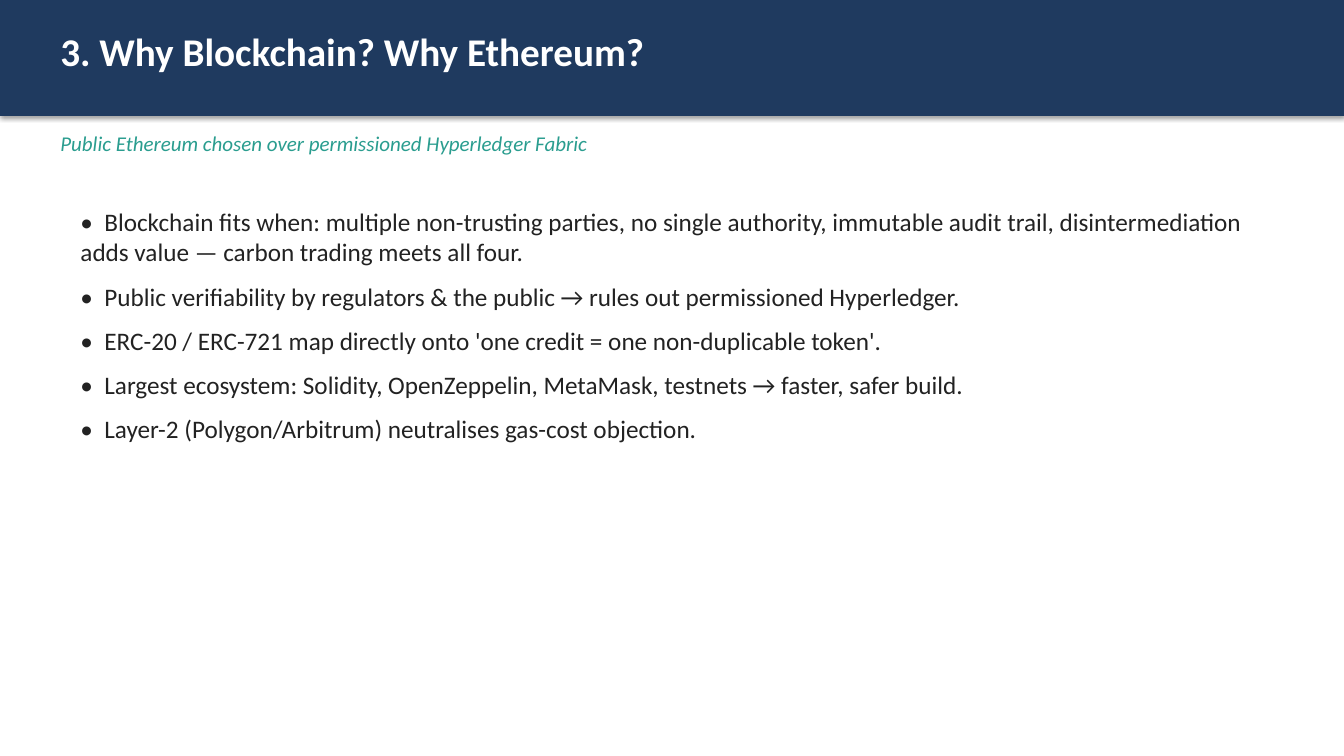
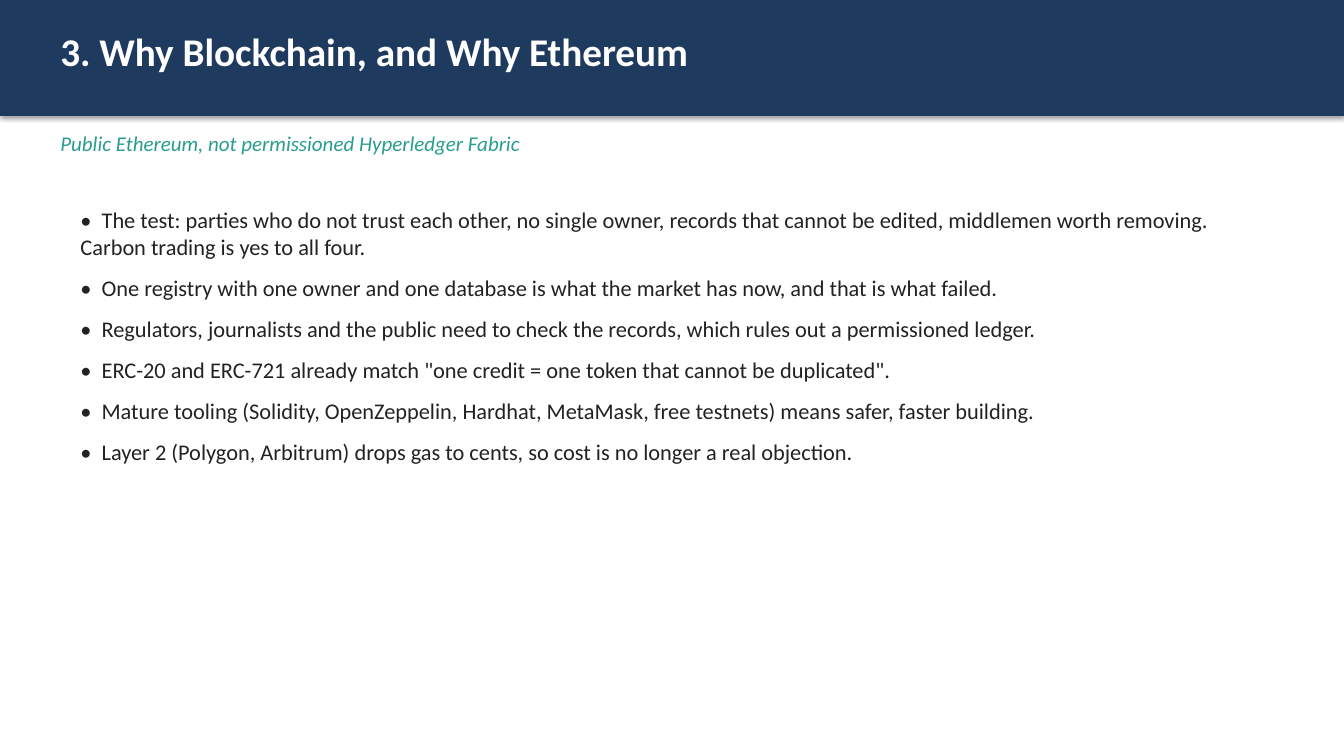
Before and after one commit to AviDhandhania/carbon-credit-blockchain, a slide deck: slide 7 of presentation/DA1_Presentation.pptx. Drawn at 1344x756 pixels with LibreOffice and Linux fonts; fonts in the diff are those of the drawing. Boxes give left, top, right and bottom in pixels: in the first picture for what was removed or moved away, otherwise in the second. Text is boxed around its words. In the diff, an @@ line names an element or a change of style, - is before the commit and + after.

```diff
--- a/presentation/DA1_Presentation.pptx
+++ b/presentation/DA1_Presentation.pptx
@@ text at [60,38,688,72]: text changed @@
-3. Why Blockchain? Why Ethereum?
+3. Why Blockchain, and Why Ethereum
@@ text at [60,136,520,155]: text changed @@
-Public Ethereum chosen over permissioned Hyperledger Fabric
+Public Ethereum, not permissioned Hyperledger Fabric
@@ text at [80,212,1207,464]: text changed; size 18 to 16 pt @@
-• Blockchain fits when: multiple non-trusting parties, no single authority, immutable audit trail, disintermediation adds value — carbon trading meets all four.
-• Public verifiability by regulators & the public → rules out permissioned Hyperledger.
-• ERC-20 / ERC-721 map directly onto 'one credit = one non-duplicable token'.
-• Largest ecosystem: Solidity, OpenZeppelin, MetaMask, testnets → faster, safer build.
-• Layer-2 (Polygon/Arbitrum) neutralises gas-cost objection.
+• The test: parties who do not trust each other, no single owner, records that cannot be edited, middlemen worth removing. Carbon trading is yes to all four.
+• One registry with one owner and one database is what the market has now, and that is what failed.
+• Regulators, journalists and the public need to check the records, which rules out a permissioned ledger.
+• ERC-20 and ERC-721 already match "one credit = one token that cannot be duplicated".
+• Mature tooling (Solidity, OpenZeppelin, Hardhat, MetaMask, free testnets) means safer, faster building.
+• Layer 2 (Polygon, Arbitrum) drops gas to cents, so cost is no longer a real objection.
```
Also in this commit, not shown: 10 other slides changed, 3 slides added, 1 slide removed, 10 other files.
